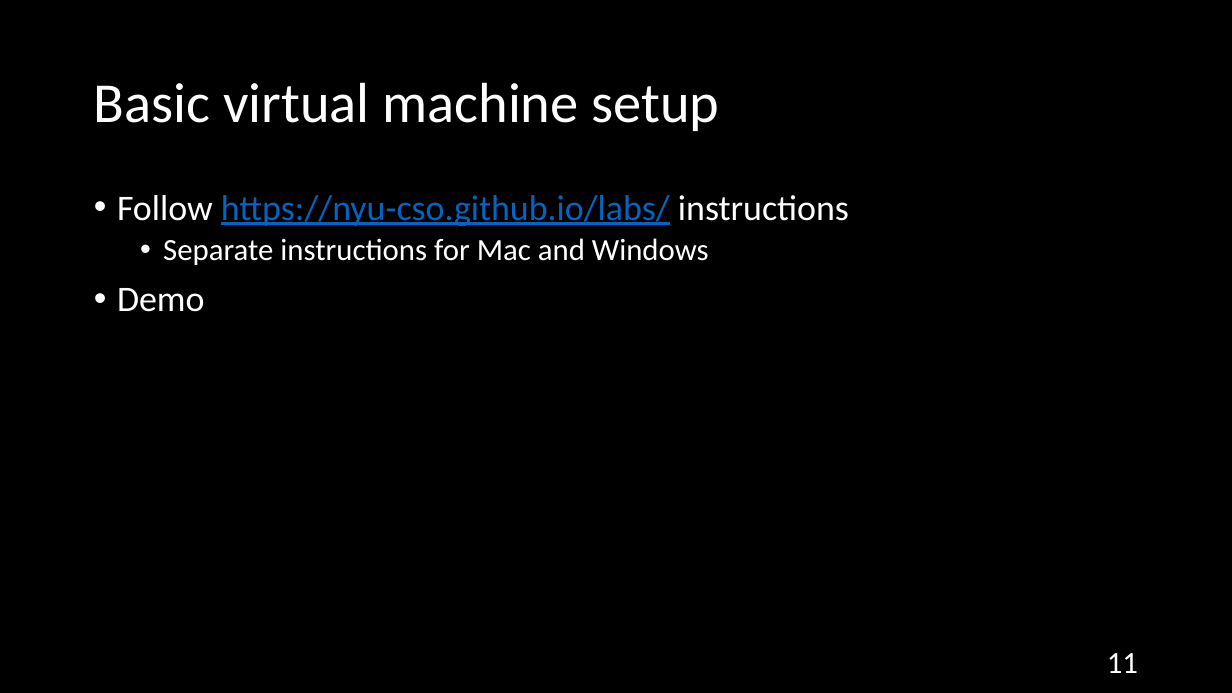
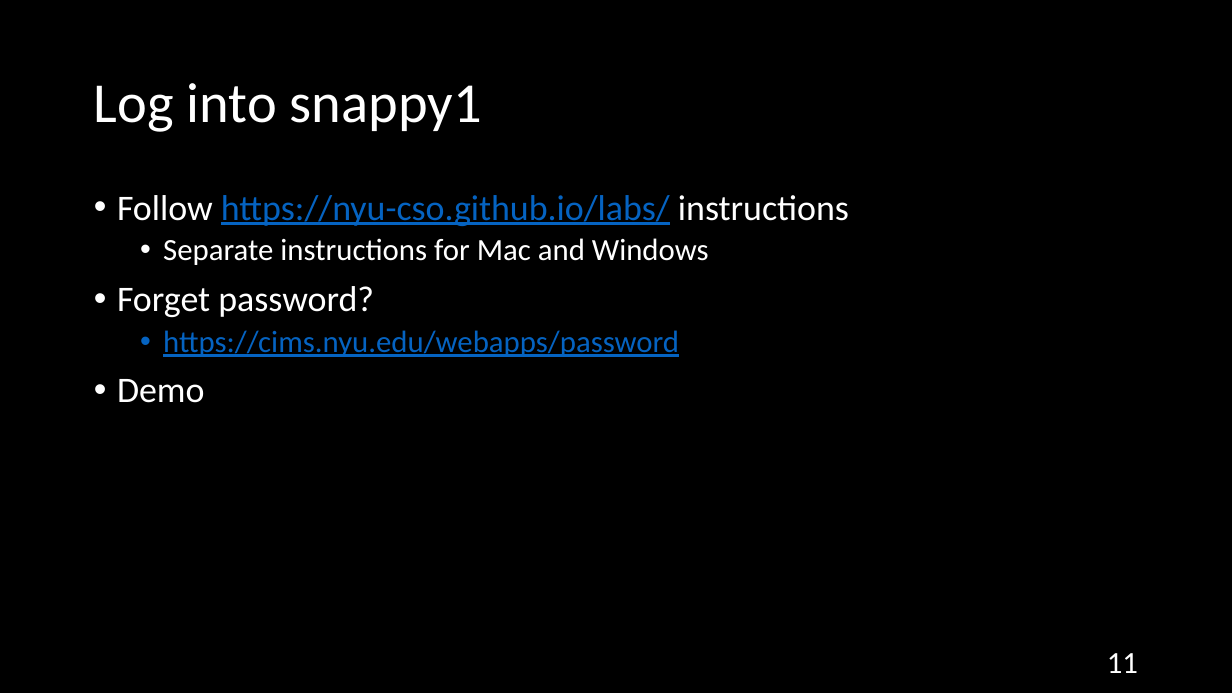
Before and after one commit to NYU-CSO/nyu-cso.github.io, a slide deck: slide 11 of rec-notes/r01.pptx. Drawn at 1232x693 pixels with LibreOffice and Linux fonts; fonts in the diff are those of the drawing. Boxes give left, top, right and bottom in pixels: in the first picture for what was removed or moved away, otherwise in the second. Text is boxed around its words. In the diff, an @@ line names an element or a change of style, - is before the commit and + after.

```diff
--- a/rec-notes/r01.pptx
+++ b/rec-notes/r01.pptx
@@ title at bbox=[94, 83, 482, 132]: text changed @@
-Basic virtual machine setup
+Log into snappy1
@@ text at bbox=[117, 286, 679, 357]: paragraphs added @@
+• Forget password?
+  • https://cims.nyu.edu/webapps/password
```
Also in this commit, not shown: 3 other slides changed, 1 other file.
